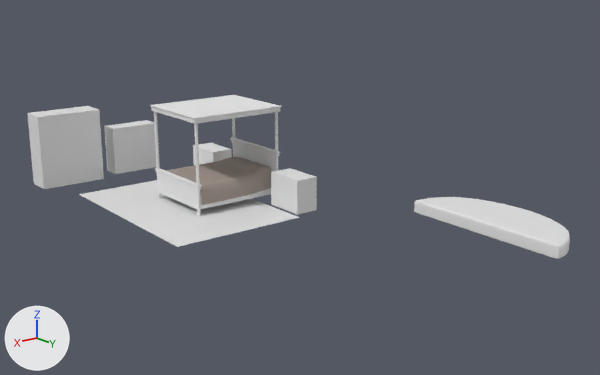
A saved change to the Blender file Assets/models/floor_2/bedroom_sw/bedroom_sw_furniture.blend.
Rendered twice from a 50 mm lens placed at (8.7, 35.5, 23.6), pointed at (-9.3, 12.6, 15.3). The axes (+X, +Y, +Z) are drawn at lower left. The lights are the same throughout.

Names of what the first picture shows: 'base', 'blanket', 'canopy', 'daybed', 'end_table01', 'end_table01.001', 'footboard', 'headboard', 'posts', 'rug', 'wardrobe', 'wardrobe.001'.
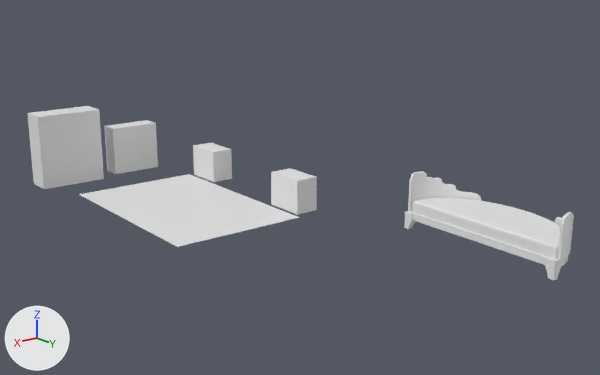
Commit message: bedroom_sw_furniture: day bed siderail mesh

ob_beziercurve is not drawn itself; it is used by a modifier of ob_plane.

What changed in the scene script:
```text
Change me_plane_003:
    where me_plane_003.from_pydata(...)  # 706 vertices, 704 faces; spans x -1.0..1.0, y -1.0..1.0, z -0.46..0.0
    used by ob_daybed; parent = ob_furnishings; location = (-13.04, 18.8, 15.12); scale = (1.13, 3.02, 1.0)
    me_plane_003 part 1: the whole mesh is moved by (-1.0, 0.0, 0.0)
Add me_plane_001:
    me_plane_001.from_pydata(...)  # 394 vertices, 392 faces; spans x -1.69..1.0, y -1.14..1.09, z -0.05..0.05
    me_plane_001.polygons.foreach_set('use_smooth', [True] * 392)
Add me_circle:
    me_circle.from_pydata(...)  # 34 vertices, 19 faces; spans x -1.0..0.0, y -1.0..1.0, z -0.26..0.0
Add me_cube_011:
    me_cube_011.from_pydata(...)  # 12 vertices, 10 faces; spans x -1.0..1.01, y 17.35..19.35, z -1.0..1.0
Add cu_beziercurve_001:
    cu_beziercurve_001 = bpy.data.curves.new('BezierCurve.001', 'CURVE')
    cu_beziercurve_001.dimensions = '2D'
    _sp = cu_beziercurve_001.splines.new('BEZIER'); _sp.bezier_points.add(1)
    _sp.bezier_points.foreach_set('co', [-2.345, 0.0, 0.0, -0.0372, 3.119, 0.0])
    _sp.bezier_points.foreach_set('handle_left', [-2.345, -0.707, 0.0, -1.068, 3.119, 0.0])
    _sp.bezier_points.foreach_set('handle_right', [-2.345, 1.913, 0.0, 0.963, 3.119, 0.0])
    for _p, _l, _r in zip(_sp.bezier_points, ['ALIGNED', 'ALIGNED'], ['ALIGNED', 'ALIGNED']): _p.handle_left_type = _l; _p.handle_right_type = _r
    _sp.order_u = 0
    _sp.order_v = 0
    cu_beziercurve_001.use_path = True
    cu_beziercurve_001.use_path_clamp = True
    cu_beziercurve_001.bevel_resolution = 0
    cu_beziercurve_001.fill_mode = 'BOTH'
Change ob_post_balls_rear:
    add ob_post_balls_rear.hide_set(True)  # its collection is switched off
Change ob_post_balls_front:
    add ob_post_balls_front.hide_set(True)  # its collection is switched off
Change ob_headboard:
    add ob_headboard.hide_set(True)  # its collection is switched off
Change ob_canopy:
    add ob_canopy.hide_set(True)  # its collection is switched off
Change ob_posts:
    add ob_posts.hide_set(True)  # its collection is switched off
Change ob_mattress:
    add ob_mattress.hide_set(True)  # its collection is switched off
Change ob_footboard:
    add ob_footboard.hide_set(True)  # its collection is switched off
Change ob_base:
    add ob_base.hide_set(True)  # its collection is switched off
Change ob_blanket:
    add ob_blanket.hide_set(True)  # its collection is switched off
Change ob_daybed:
    ob_daybed.location: (-13.04, 18.8, 15.12) -> (-11.8, 18.8, 15.12)
Add ob_plane:
    ob_plane = bpy.data.objects.new('Plane', me_plane_001)
    ob_plane.location = (-8.54, 18.8, 15.41)
    ob_plane.rotation_euler = (1.571, 0.0, 0.0)  # degrees (90, 0, 0)
    ob_plane.scale = (1.0, 0.622, 1.0)
    _m = ob_plane.modifiers.new('Subsurf', 'SUBSURF')
    _m.levels = 2
    _m = ob_plane.modifiers.new('Curve', 'CURVE')
    _m.object = ob_beziercurve
    _m = ob_plane.modifiers.new('Mirror', 'MIRROR')
    _m.use_axis = (False, False, True)
Add ob_beziercurve:
    ob_beziercurve = bpy.data.objects.new('BezierCurve', cu_beziercurve_001)
    ob_beziercurve.location = (-11.8, 18.8, 15.12)
Add ob_circle:
    ob_circle = bpy.data.objects.new('Circle', me_circle)
    ob_circle.location = (-11.73, 18.8, 14.7)
    ob_circle.scale = (2.42, 3.14, 1.0)
Add ob_cube:
    ob_cube = bpy.data.objects.new('Cube', me_cube_011)
    ob_cube.location = (-11.8, 18.8, 14.4)
    ob_cube.scale = (0.162, 0.162, 0.302)
    _m = ob_cube.modifiers.new('Mirror', 'MIRROR')
    _m.use_axis = (False, True, False)
```

Changed parts and their boxes (x1, y1, x2, y2) in the pictures (600 x 375 px):
'daybed', moved: before (414, 197, 570, 259); after (412, 197, 560, 259)
'blanket', hidden: before (166, 157, 271, 205)
'canopy', hidden: before (150, 95, 282, 124)
'Plane', added: after (408, 171, 574, 260)
'Circle', added: after (413, 213, 568, 269)
'footboard', hidden: before (155, 168, 202, 209)
'headboard', hidden: before (231, 138, 280, 172)
'posts', hidden: before (154, 113, 278, 216)
'Cube', added: after (404, 211, 562, 281)
'base', hidden: before (200, 188, 271, 209)
'post_balls_front', hidden: before (154, 112, 201, 209)
'post_balls_rear', hidden: before (232, 112, 279, 157)
